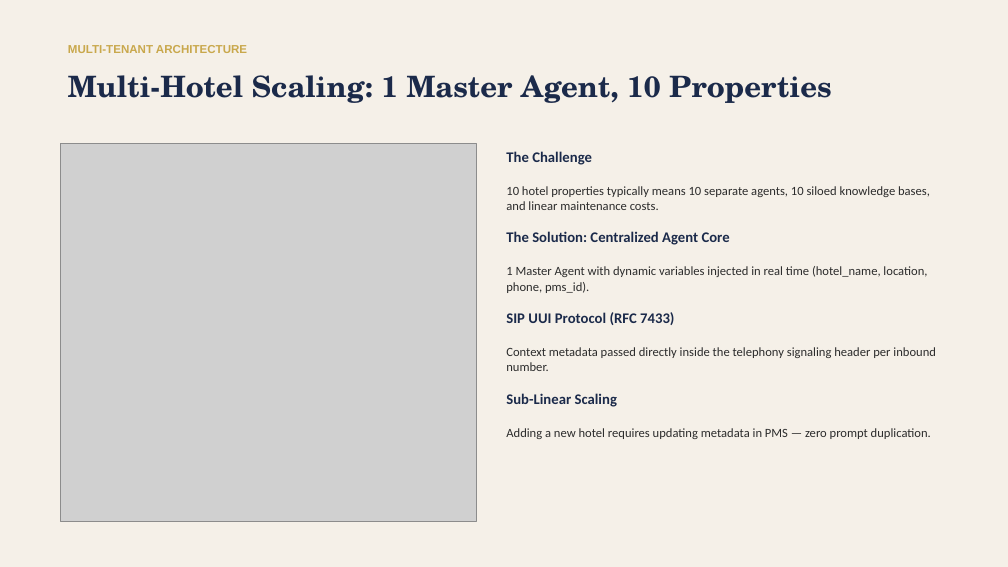
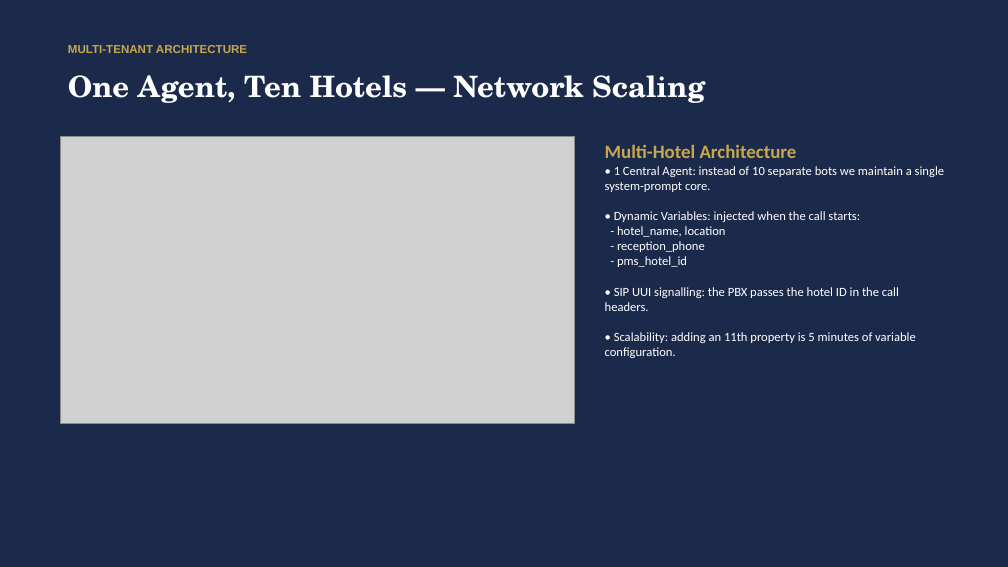
Before and after one commit to kpulka/Elevenlabs_SpaHotel_PoC, a slide deck: slide 11 of presentation/Bukowy_Dwor_Case_Study_EN.pptx. Drawn at 1008x567 pixels with LibreOffice and Linux fonts; fonts in the diff are those of the drawing; grey boxes stand for pictures. Boxes give left, top, right and bottom in pixels: in the first picture for what was removed or moved away, otherwise in the second. Text is boxed around its words. In the diff, an @@ line names an element or a change of style, - is before the commit and + after.

Commit message:
feat(presentation): bilingual deck generator, regenerated PL/EN decks (K3)
- generate_deck.py: --lang pl|en|all, per-language TEXTS, shared layout
- both PPTX rebuilt: 14 slides, 7/7 tools, :8011, no transfer_to_number/8000/4 webhook/$15
- presentation/README.md: real generation path, no stale-binary warning

```diff
--- a/presentation/Bukowy_Dwor_Case_Study_EN.pptx
+++ b/presentation/Bukowy_Dwor_Case_Study_EN.pptx
@@ rectangle at [0,0,1008,567]: fill #F5F0E8 to #1B2A4A @@
@@ text at [68,75,705,103]: text changed; text colour #1B2A4A to #FFFFFF @@
-Multi-Hotel Scaling: 1 Master Agent, 10 Properties
+One Agent, Ten Hotels — Network Scaling
@@ picture: place and size @@
-picture at [60,144,476,522]
+picture at [60,136,575,423]
@@ text at [605,144,944,358]: text changed; text colour #2C2C2C to #FFFFFF @@
-The Challenge
-10 hotel properties typically means 10 separate agents, 10 siloed knowledge bases, and linear maintenance costs.
-The Solution: Centralized Agent Core
-1 Master Agent with dynamic variables injected in real time (hotel_name, location, phone, pms_id).
-SIP UUI Protocol (RFC 7433)
-Context metadata passed directly inside the telephony signaling header per inbound number.
-Sub-Linear Scaling
-Adding a new hotel requires updating metadata in PMS — zero prompt duplication.
+Multi-Hotel Architecture
+• 1 Central Agent: instead of 10 separate bots we maintain a single system-prompt core.
+• Dynamic Variables: injected when the call starts:
+- hotel_name, location
+- reception_phone
+- pms_hotel_id
+• SIP UUI signalling: the PBX passes the hotel ID in the call headers.
+• Scalability: adding an 11th property is 5 minutes of variable configuration.
```
Also in this commit, not shown: 8 other slides changed, 5 slides added, 5 slides removed, 3 other files.
